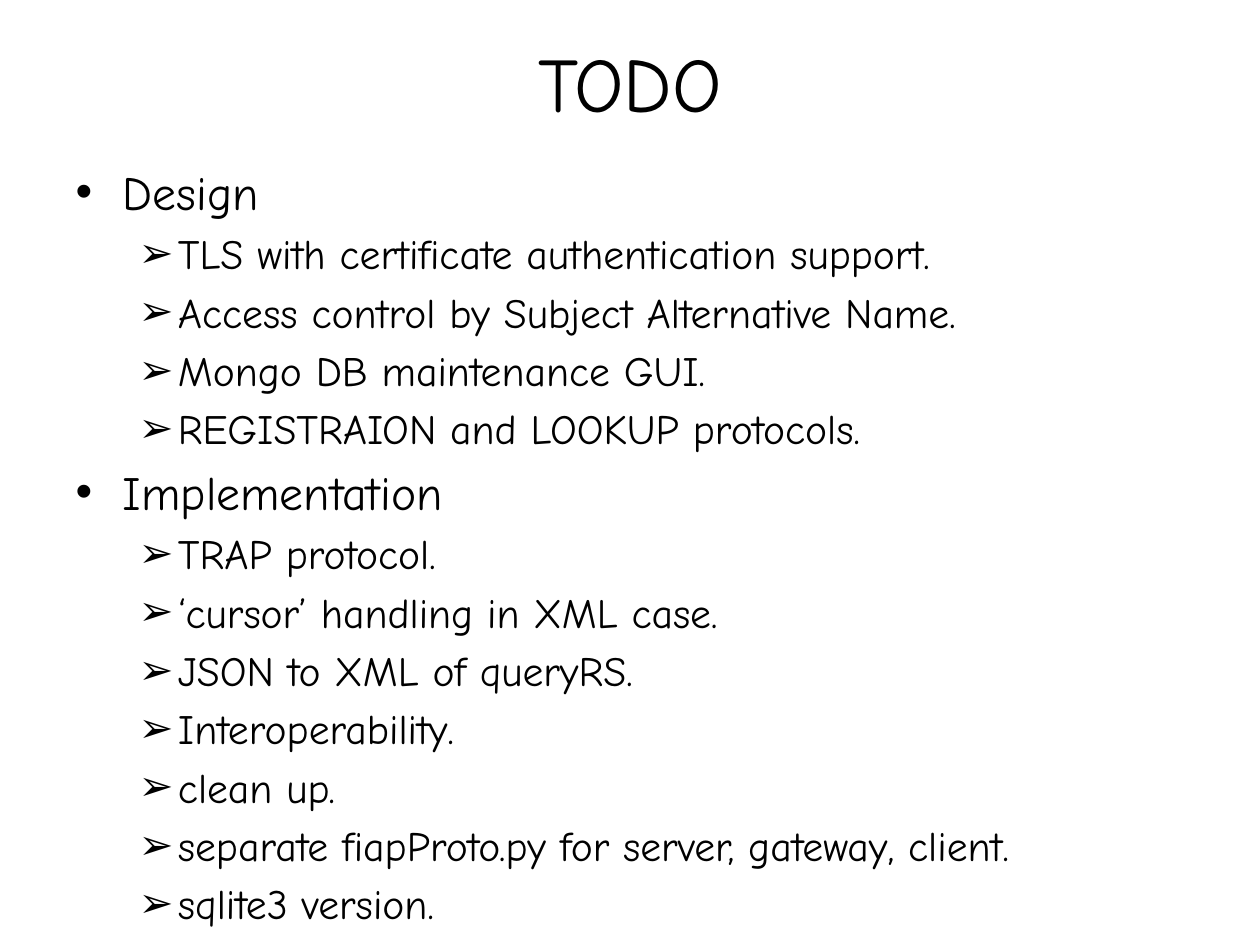
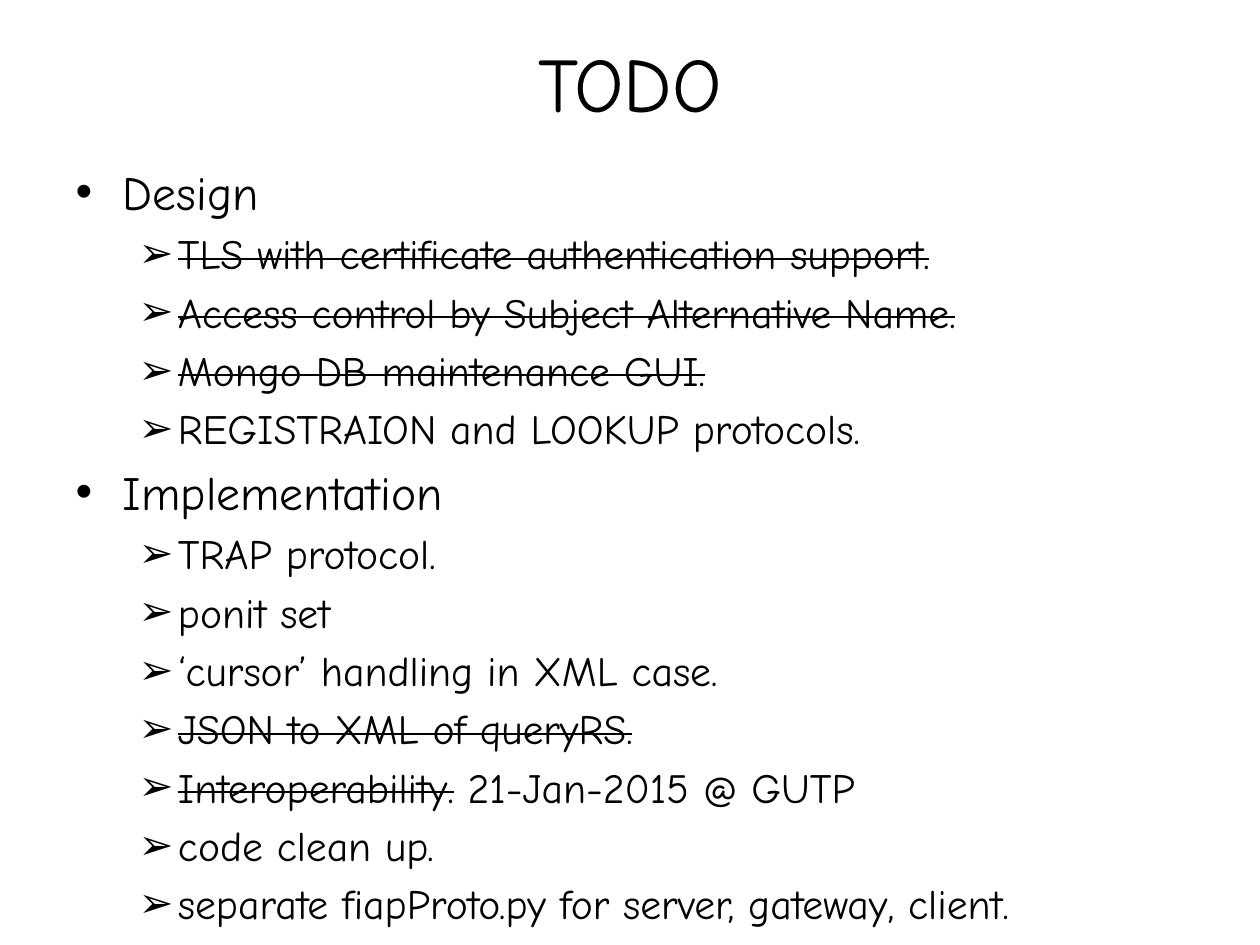
Before and after one commit to tanupoo/fiapy, a slide deck: slide 14 of doc/fiapy.pptx. Drawn at 1260x945 pixels with LibreOffice and Linux fonts; fonts in the diff are those of the drawing. Boxes give left, top, right and bottom in pixels: in the first picture for what was removed or moved away, otherwise in the second. Text is boxed around its words. In the diff, an @@ line names an element or a change of style, - is before the commit and + after.

```diff
--- a/doc/fiapy.pptx
+++ b/doc/fiapy.pptx
@@ text at bbox=[178, 240, 956, 752]: strikethrough on in "TLS with certificate authentication support.", "Access control by Subject Alternative Name.", "Mongo DB maintenance GUI.", "JSON to XML of queryRS." @@
@@ text at bbox=[178, 600, 330, 636]: paragraph added @@
+  ➢ ponit set
@@ text at bbox=[178, 774, 855, 869]: text changed @@
-  ➢ Interoperability.
-  ➢ clean up.
+  ➢ Interoperability. 21-Jan-2015 @ GUTP
+  ➢ code clean up.
```
Also in this commit, not shown: 6 other slides changed.
